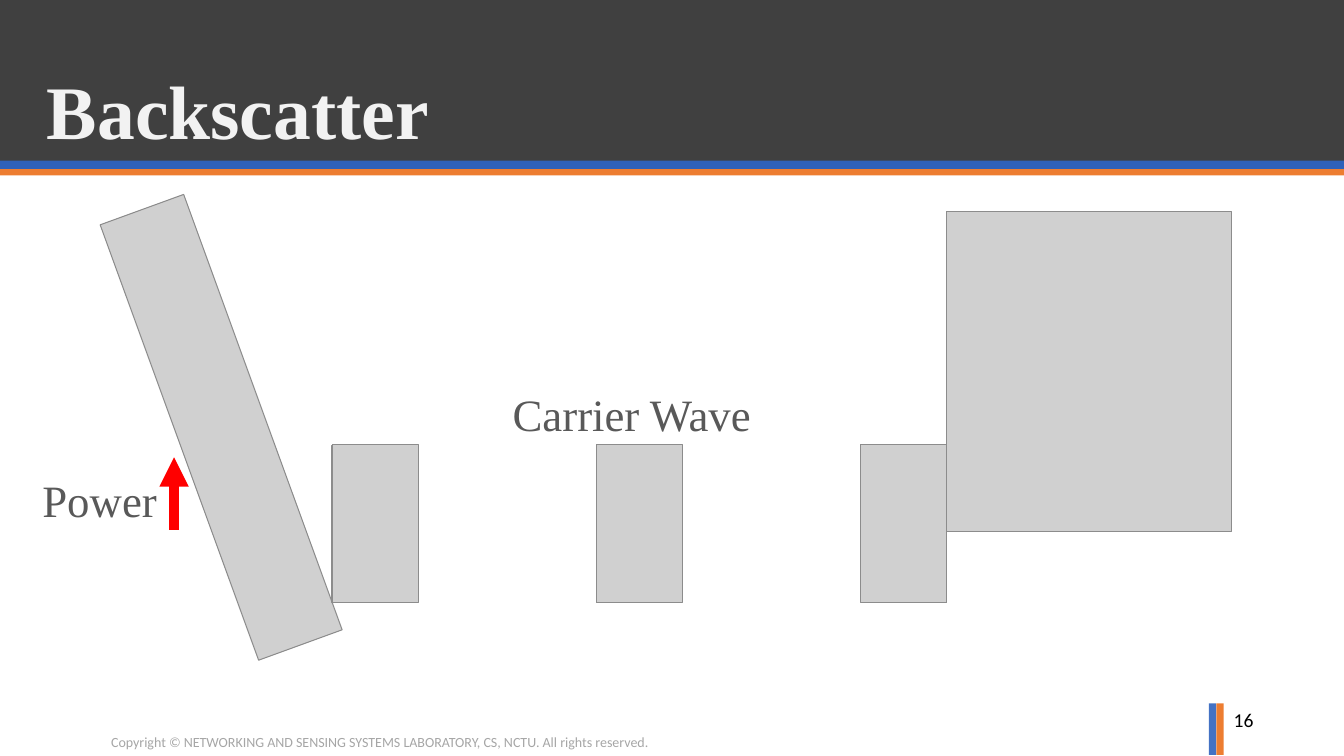
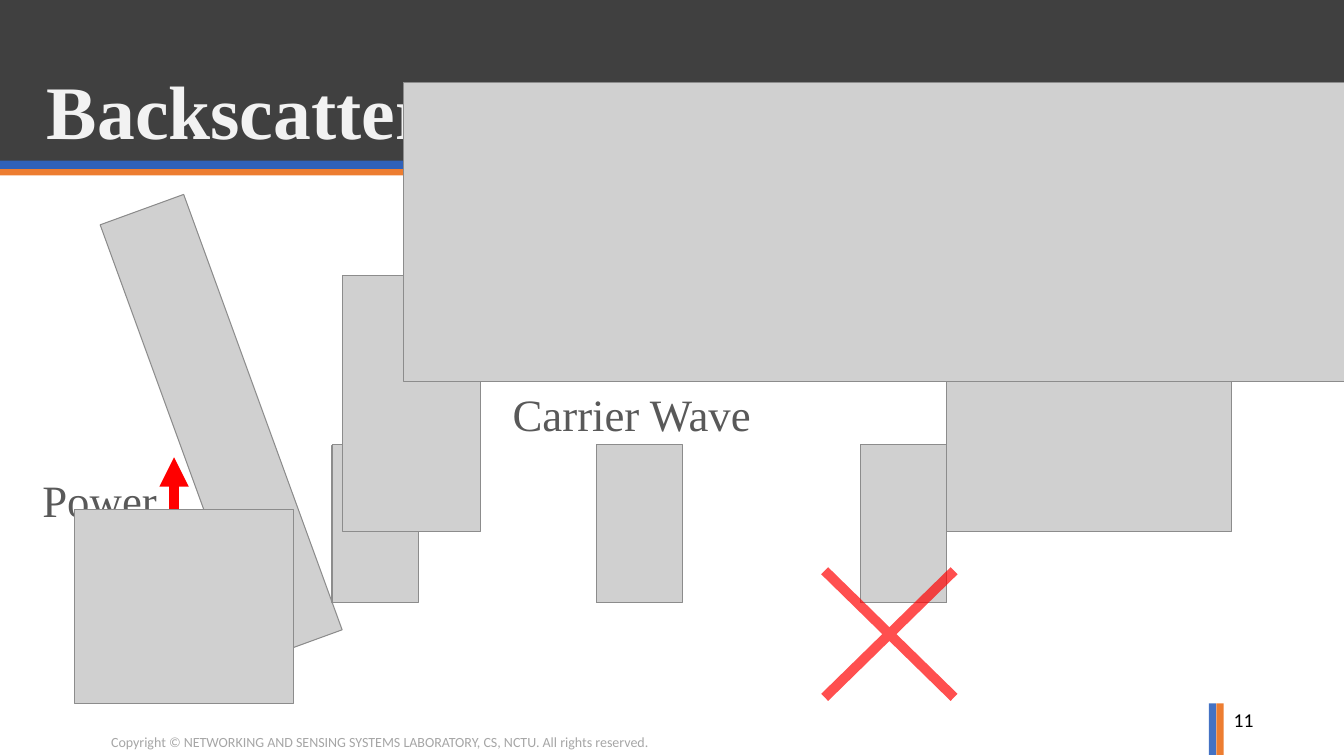
Before and after one commit to ghostkingwilly/RFID_Project, a slide deck: slide 11 of Proposal/RFID_Prorosal.pptx (slide 16 before the commit). Drawn at 1344x756 pixels with LibreOffice and Linux fonts; fonts in the diff are those of the drawing; grey boxes stand for pictures; background and template pictures are left out. Boxes give left, top, right and bottom in pixels: in the first picture for what was removed or moved away, otherwise in the second. Text is boxed around its words. In the diff, an @@ line names an element or a change of style, - is before the commit and + after.

```diff
--- a/Proposal/RFID_Prorosal.pptx
+++ b/Proposal/RFID_Prorosal.pptx
@@ picture added at box(404, 83, 1344, 381) @@
@@ picture added at box(342, 276, 480, 532) @@
@@ picture added at box(75, 509, 294, 703) @@
@@ cross added at box(765, 512, 1014, 756), fill #FF0000 at 69% opacity @@
@@ page number at box(1234, 714, 1254, 727): text changed @@
-16
+11
```
Also in this commit, not shown: 2 other slides changed, 7 slides added, 35 slides removed.
